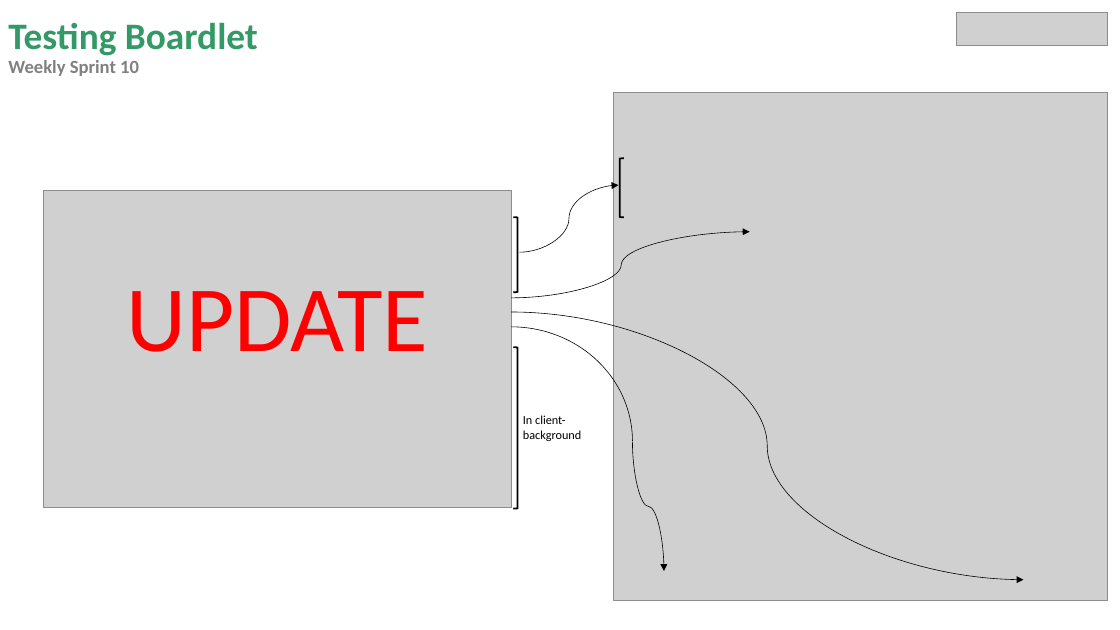
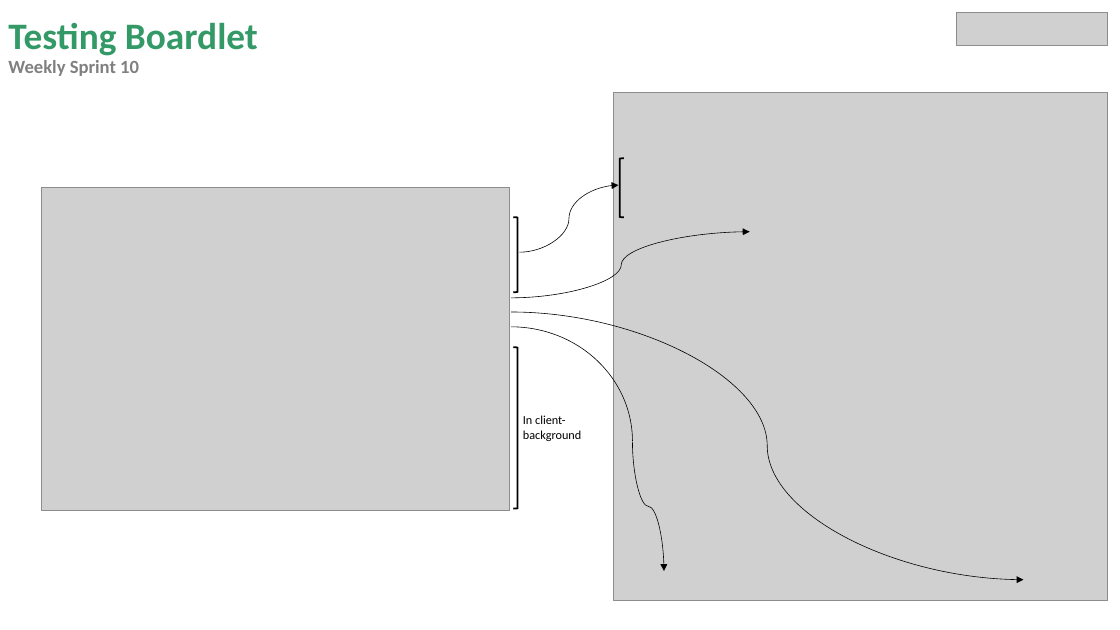
Before and after one commit to miguelrk/tum-mw-bachelorarbeit, a slide deck: slide 4 of 3 Entwicklungsphase/weekly_meeting_10.pptx. Drawn at 1120x630 pixels with LibreOffice and Linux fonts; fonts in the diff are those of the drawing; grey boxes stand for pictures. Boxes give left, top, right and bottom in pixels: in the first picture for what was removed or moved away, otherwise in the second. Text is boxed around its words. In the diff, an @@ line names an element or a change of style, - is before the commit and + after.

```diff
--- a/3 Entwicklungsphase/weekly_meeting_10.pptx
+++ b/3 Entwicklungsphase/weekly_meeting_10.pptx
@@ picture: place and size @@
-picture at [44,190,512,507]
+picture at [42,188,510,512]
@@ text removed at [127,291,429,352] @@
-UPDATE
```
Also in this commit, not shown: 6 other slides changed, 1 slide added, 1 slide removed, 1 other file.
